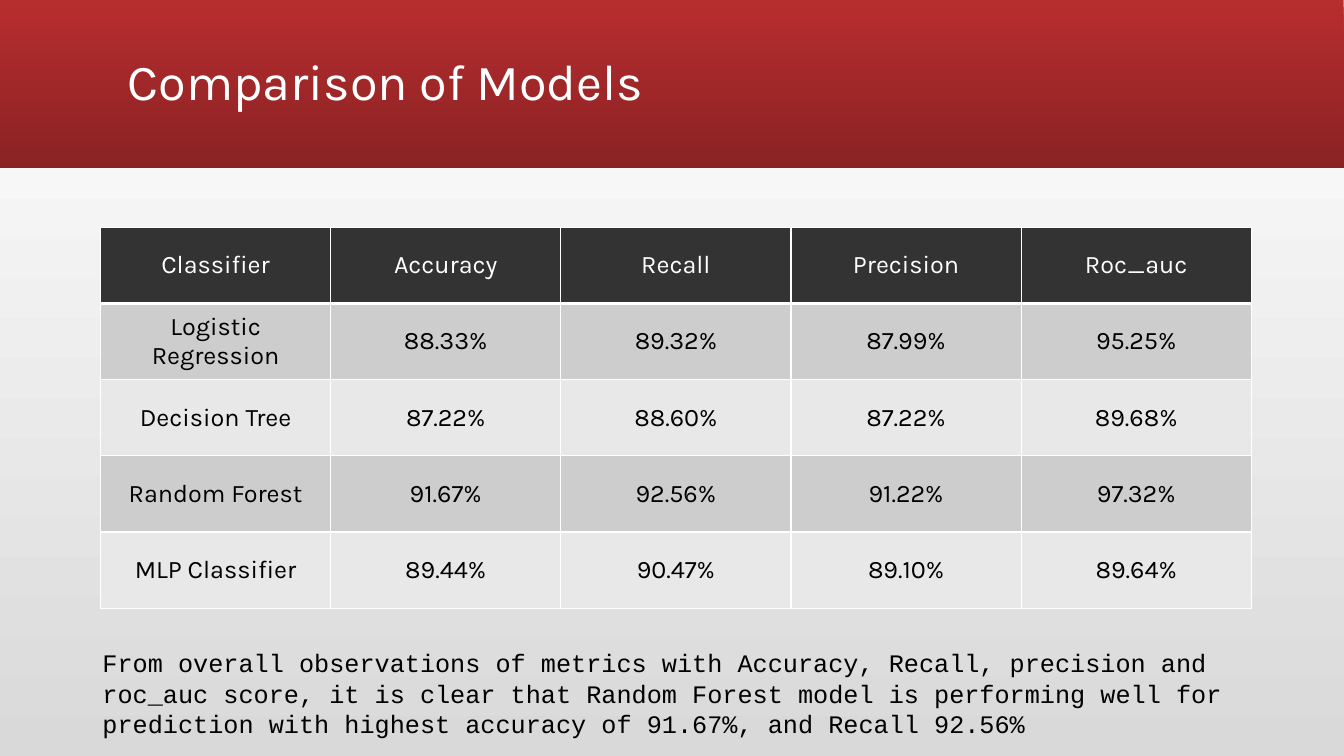
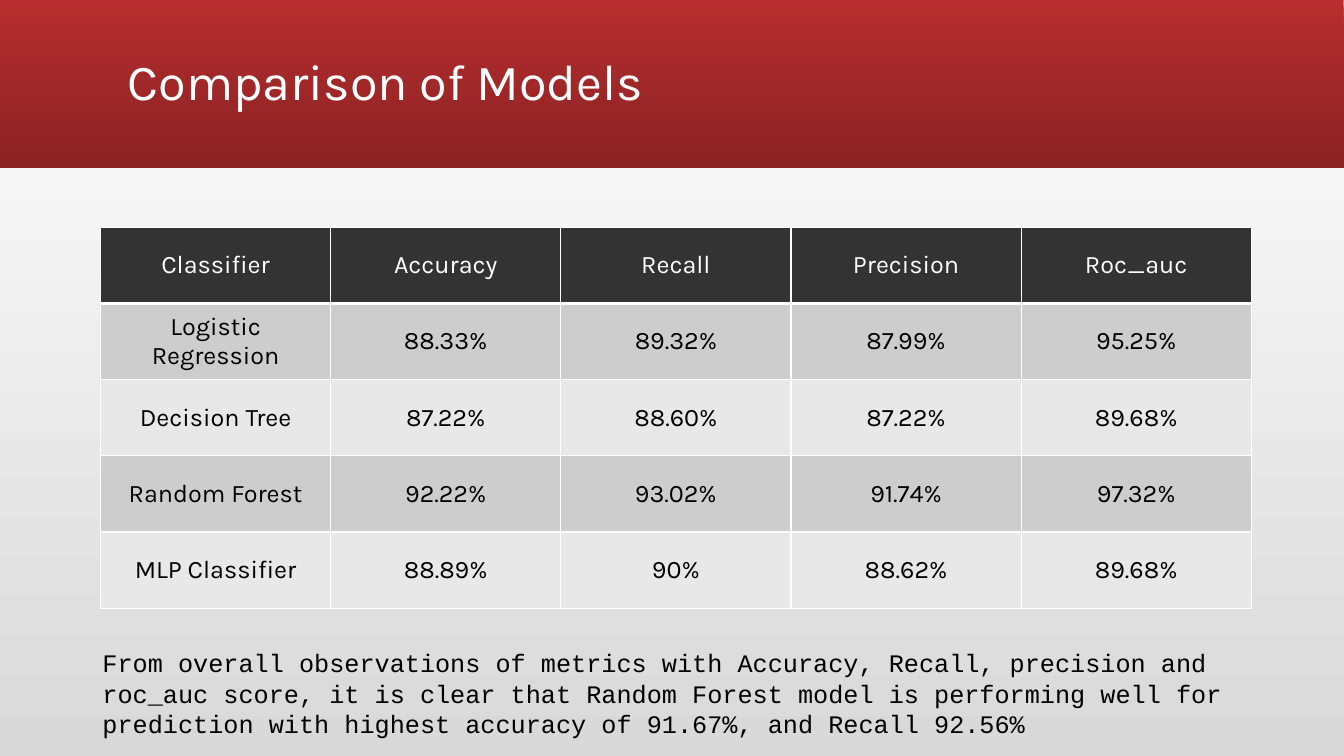
Before and after one commit to DATA-606-SPRING-2023-TUE/SriBhanu_DATA606, a slide deck: slide 14 of docs/capstone.pptx. Drawn at 1344x756 pixels with LibreOffice and Linux fonts; fonts in the diff are those of the drawing. Boxes give left, top, right and bottom in pixels: in the first picture for what was removed or moved away, otherwise in the second. Text is boxed around its words. In the diff, an @@ line names an element or a change of style, - is before the commit and + after.

```diff
--- a/docs/capstone.pptx
+++ b/docs/capstone.pptx
@@ table at [101,227,1250,608] @@
-row 4: Random Forest | 91.67% | 92.56% | 91.22% | 97.32%
+row 4: Random Forest | 92.22% | 93.02% | 91.74% | 97.32%
-row 5: MLP Classifier | 89.44% | 90.47% | 89.10% | 89.64%
+row 5: MLP Classifier | 88.89% | 90% | 88.62% | 89.68%
```
Also in this commit, not shown: 3 other slides changed.
